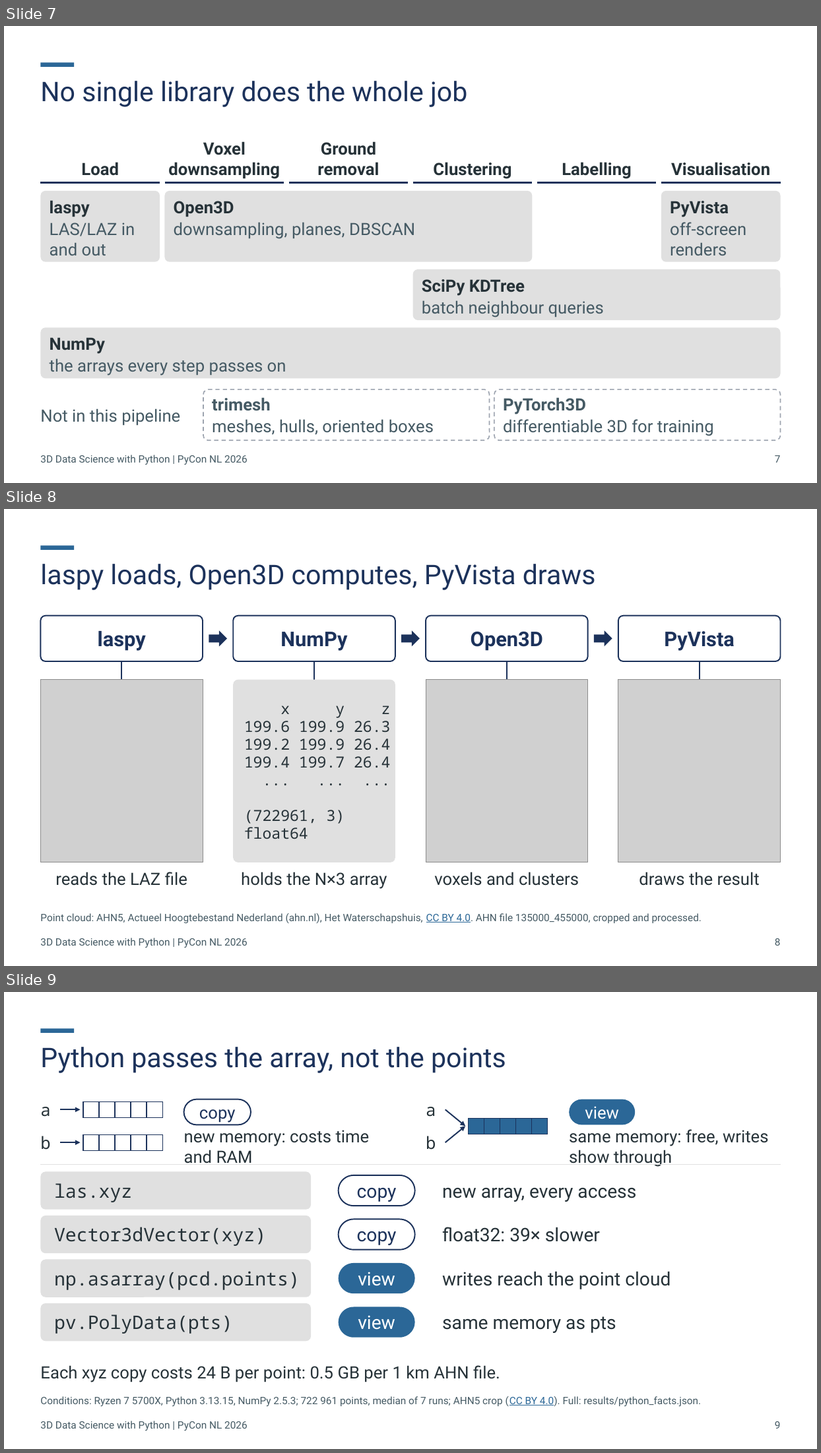
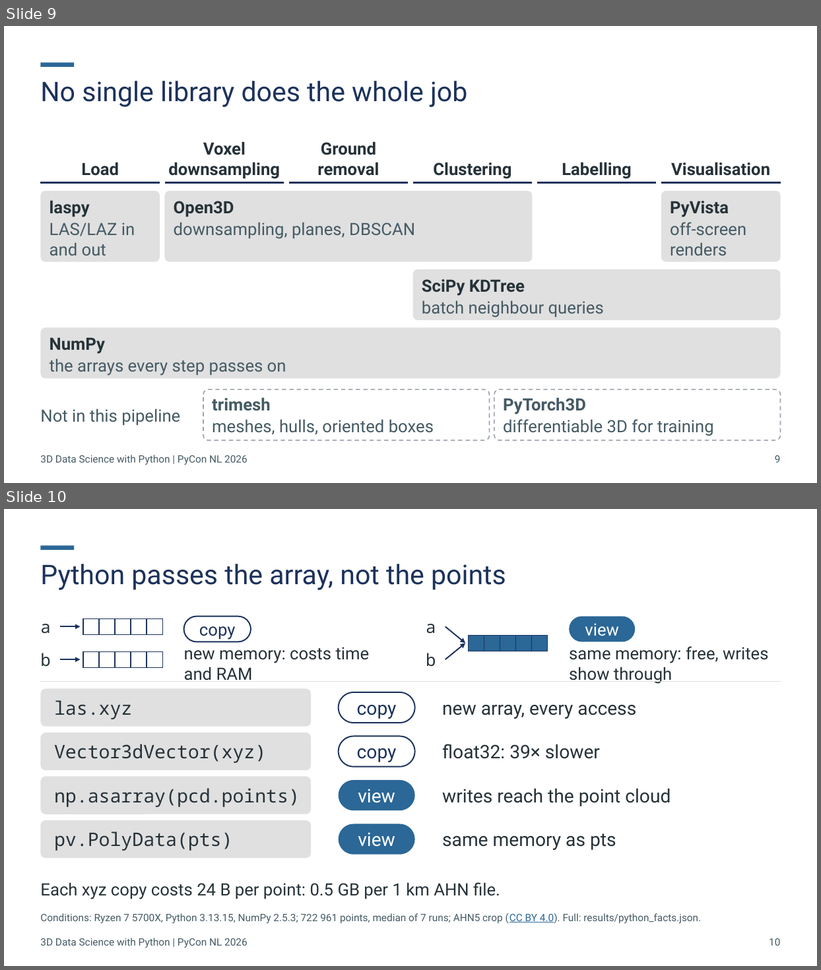
Before and after one commit to Sloppy1999/pycon-nl-2026-3d-data-science, a slide deck: deck/out/20261015_PyCon-NL_3D-Data-Science.pptx. Shown one above the other, each under a label of ours: slides 7, 8 and 9 before the commit, slides 9 and 10 after it. The pictures are 821x1453 and 821x970 pixels, drawn with LibreOffice and Linux fonts; fonts in the diff are those of the drawing; grey boxes stand for pictures. Boxes give left, top, right and bottom in pixels: in the first picture for what was removed or moved away, otherwise in the second. Text is boxed around its words. In the diff, an @@ line names an element or a change of style, - is before the commit and + after.

```diff
--- a/deck/out/20261015_PyCon-NL_3D-Data-Science.pptx
+++ b/deck/out/20261015_PyCon-NL_3D-Data-Science.pptx
@@ slide 8 removed at bbox=[4, 509, 817, 966], background #FFFFFF; not listed: 1 template element that a slide beside it also shows @@
@@ title removed at bbox=[40, 564, 596, 590] @@
-laspy loads, Open3D computes, PyVista draws
@@ group removed at bbox=[40, 616, 781, 661]: 4 rounded rectangles, 3 right arrows @@
-laspy
-NumPy
-Open3D
-PyVista
@@ line removed from (121, 661) to (121, 680) @@
@@ line removed from (314, 661) to (314, 680) @@
@@ line removed from (507, 661) to (507, 680) @@
@@ line removed from (700, 661) to (700, 680) @@
@@ picture removed at bbox=[40, 680, 203, 863] @@
@@ rounded rectangle removed at bbox=[234, 680, 395, 863] @@
@@ picture removed at bbox=[426, 680, 588, 863] @@
@@ picture removed at bbox=[618, 680, 781, 863] @@
@@ text removed at bbox=[244, 706, 391, 840] @@
-x y z
-199.6 199.9 26.3
-199.2 199.9 26.4
-199.4 199.7 26.4
-... ... ...
-(722961, 3)
-float64
@@ text removed at bbox=[55, 872, 187, 886] @@
-reads the LAZ file
@@ text removed at bbox=[241, 872, 387, 889] @@
-holds the N×3 array
@@ text removed at bbox=[434, 872, 579, 886] @@
-voxels and clusters
@@ text removed at bbox=[639, 872, 760, 886] @@
-draws the result
@@ text removed at bbox=[40, 914, 702, 923] @@
-Point cloud: AHN5, Actueel Hoogtebestand Nederland (ahn.nl), Het Waterschapshuis, CC BY 4.0. AHN file 135000_455000, cropped and processed.
@@ text removed at bbox=[40, 938, 248, 949] @@
-3D Data Science with Python | PyCon NL 2026
@@ page number removed at bbox=[775, 939, 781, 946] @@
-8
@@ what was slide 7 is now slide 9 @@
@@ page number at bbox=[775, 456, 781, 463]: text changed @@
-7
+9
@@ what was slide 9 is now slide 10 @@
@@ page number at bbox=[769, 939, 780, 946]: text changed @@
-9
+10
```
Also in this commit, not shown: 17 slides changed, 2 slides added, 1 other slide removed, 17 other files.
